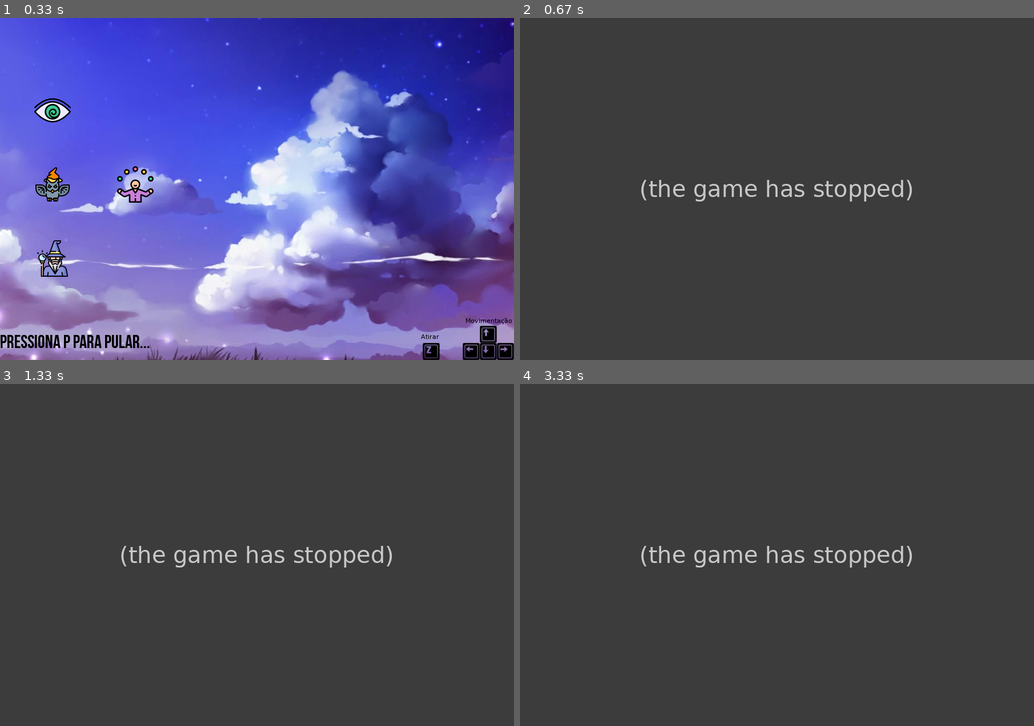
Above: before the commit, frames 1-4 (two rows, left to right).
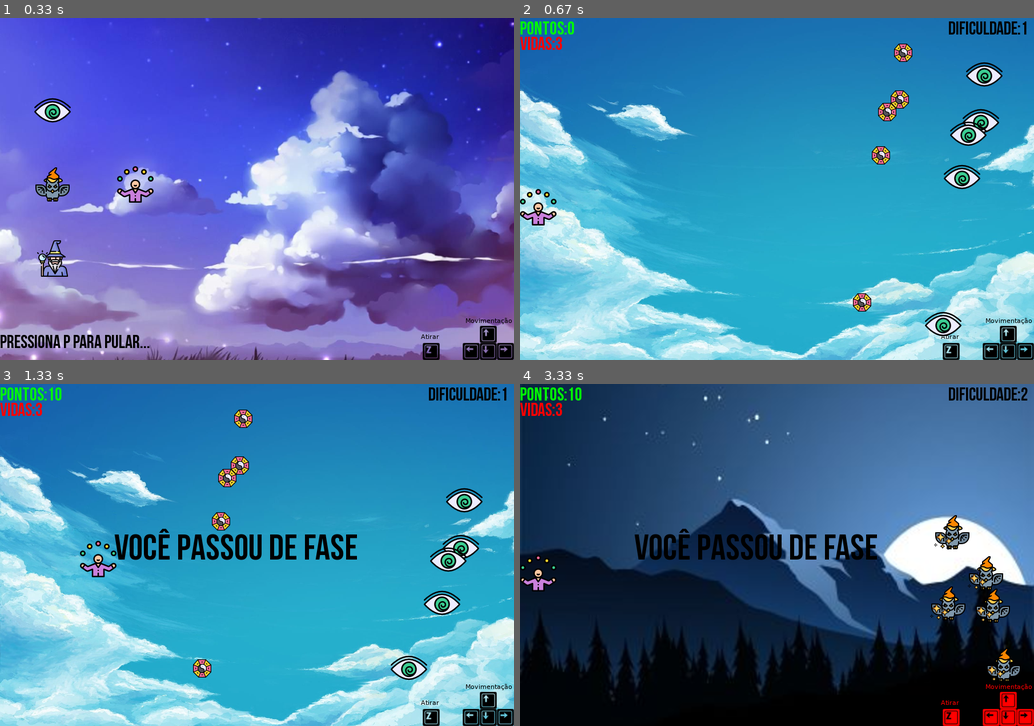
Above: after the commit, the same moments.

Repository: CiceroWesley/projeto-pygame
Game: pygame game, started from main.py
The game is run twice, just before and just after one commit, with the same random seed, the same clock (stepped at 60 frames per second) and the same inputs.
Inputs:
- Up to frame 1 (0.33 s): no input
- Up to frame 2 (0.67 s): tap P at 0.33 s
- Up to frame 3 (1.33 s): hold Right 0.67-1.13 s; hold Up from 1.17 s (still down); tap F at 1.23 s
- Up to frame 4 (3.33 s): release Up at 1.47 s; hold Left 2.9-3.3 s; tap F at 2.97, 3.27 s

Frame 1 is identical in both runs. In frame 2, 100% of the frame differs, in the area x 0-100%, y 0-100%; in frame 3, 100%; in frame 4, 100%.
Before the commit the program exited at 0.35 s; later frames show no game.

Commit message:
Update uteis.py
Tirar função de imprimir pontos (printc)

Diff:
--- a/uteis.py
+++ b/uteis.py
@@ -4,7 +4,6 @@
     from colisoes import colisaoCinimigo, colisaoCbalas, colisaoCjogador, colisaoCjogadorEinimigo
     from impressoes import jogador, bala, inimigo, balaI, placar, life, level
     from time import sleep
-    from test_pytest import printc
 except:
     print("Erro na importação.")
 
@@ -304,7 +303,6 @@
     placar(pontosX, pontosY, tela ,pontos ,fonte)
     life(0, 27, tela, vidas, fonte)
     level(750, 0, tela, n, fonte)
-    printc(440, 229, tela, fonte)
 
     #update da tela do jogo
     pygame.display.update()
